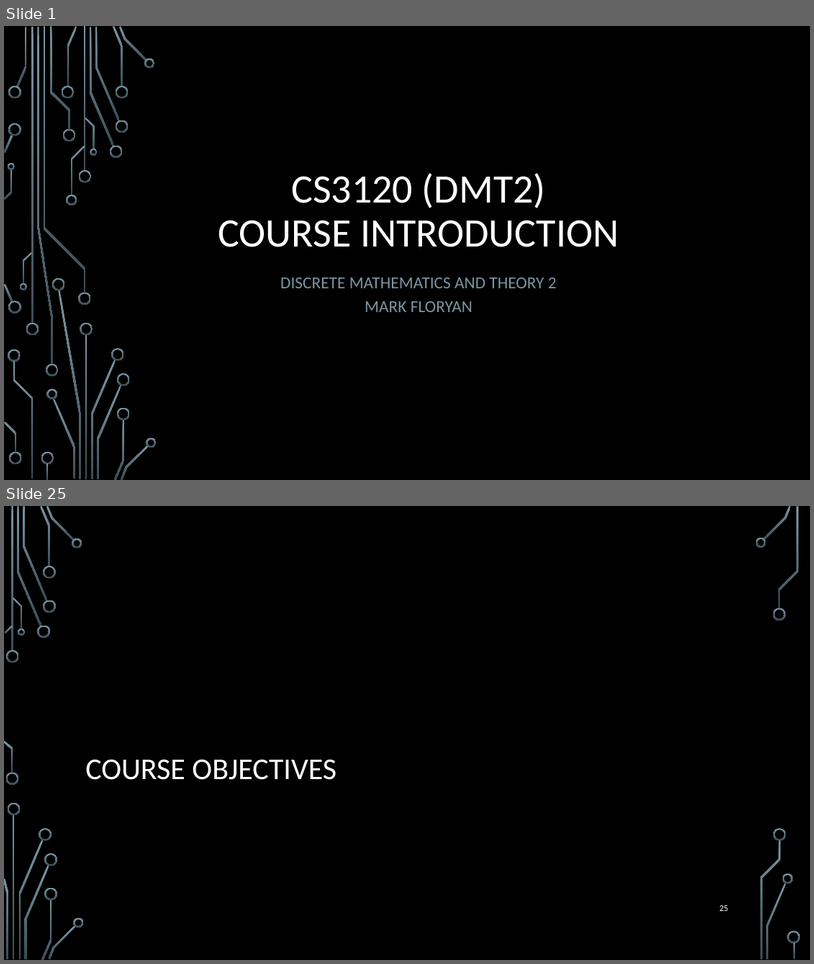
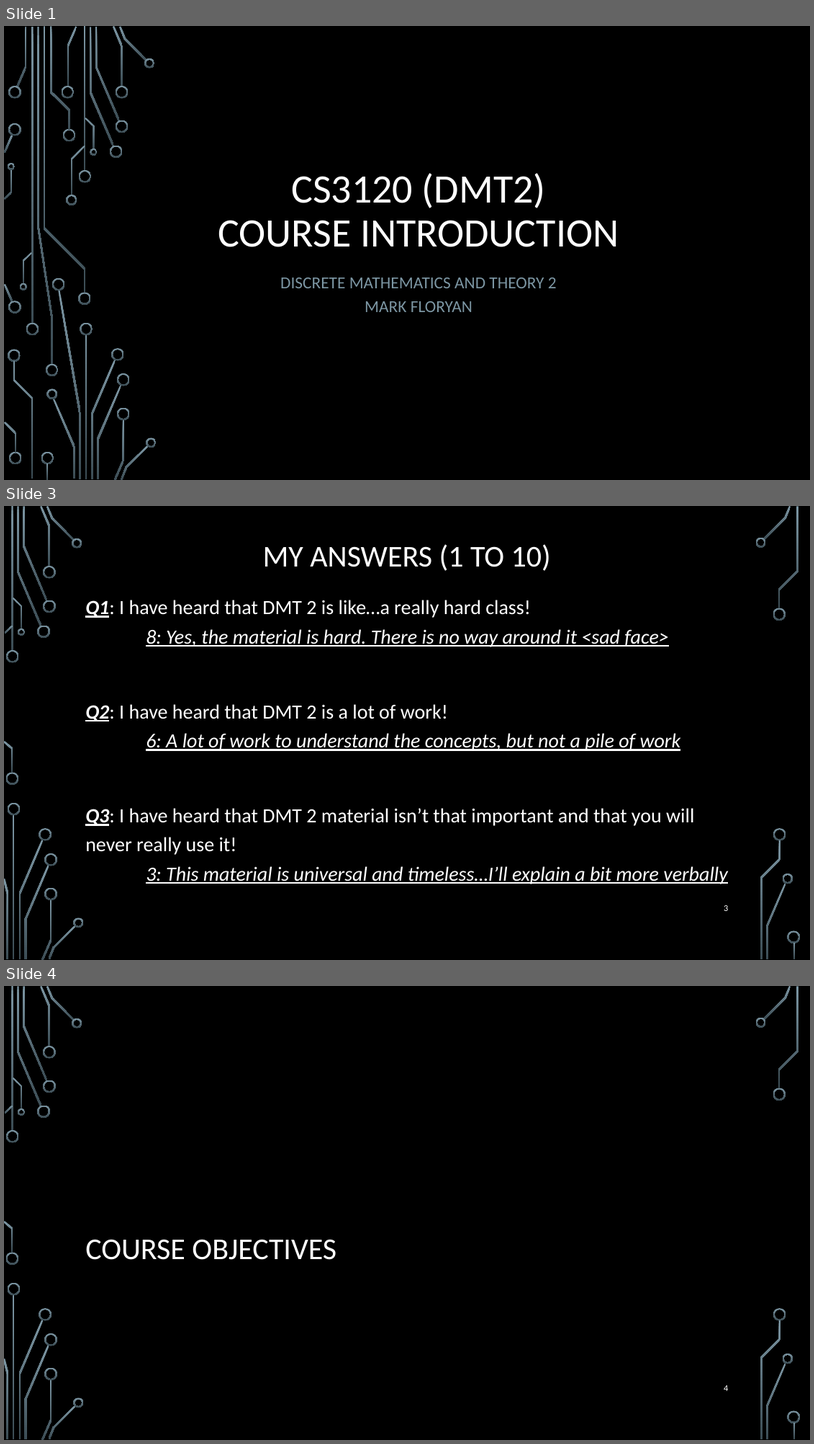
Before and after one commit to markfloryan/dmt2, a slide deck: slides/00-CourseIntroduction.pptx. Shown one above the other, each under a label of ours: slides 1 and 25 before the commit, slides 1, 3 and 4 after it; the slides between them are not shown. The pictures are 814x964 and 814x1444 pixels, drawn with LibreOffice and Linux fonts; fonts in the diff are those of the drawing; background and template pictures are left out. Boxes give left, top, right and bottom in pixels: in the first picture for what was removed or moved away, otherwise in the second. Text is boxed around its words. In the diff, an @@ line names an element or a change of style, - is before the commit and + after.

```diff
--- a/slides/00-CourseIntroduction.pptx
+++ b/slides/00-CourseIntroduction.pptx
@@ slide 3 added at [4,506,810,960], background picture (left out); not listed: 36 template elements that a slide beside it also shows @@
@@ title added at [263,544,551,571], 36 pt, text #FFFFFF @@
+MY ANSWERS (1 TO 10)
@@ text added at [85,600,728,884], 24 pt, text #FFFFFF, italic, underline @@
+Q1: I have heard that DMT 2 is like…a really hard class!
+8: Yes, the material is hard. There is no way around it <sad face>
+Q2: I have heard that DMT 2 is a lot of work!
+6: A lot of work to understand the concepts, but not a pile of work
+Q3: I have heard that DMT 2 material isn’t that important and that you will never really use it!
+3: This material is universal and timeless…I’ll explain a bit more verbally
@@ page number added at [724,905,728,911], 10.5 pt, text #FFFFFF @@
+3
@@ what was slide 25 is now slide 4 @@
@@ page number at [724,1385,728,1391]: text changed @@
-25
+4
```
Also in this commit, not shown: 2 slides changed, 2 other slides added, 1 slide removed, 4 other files.
